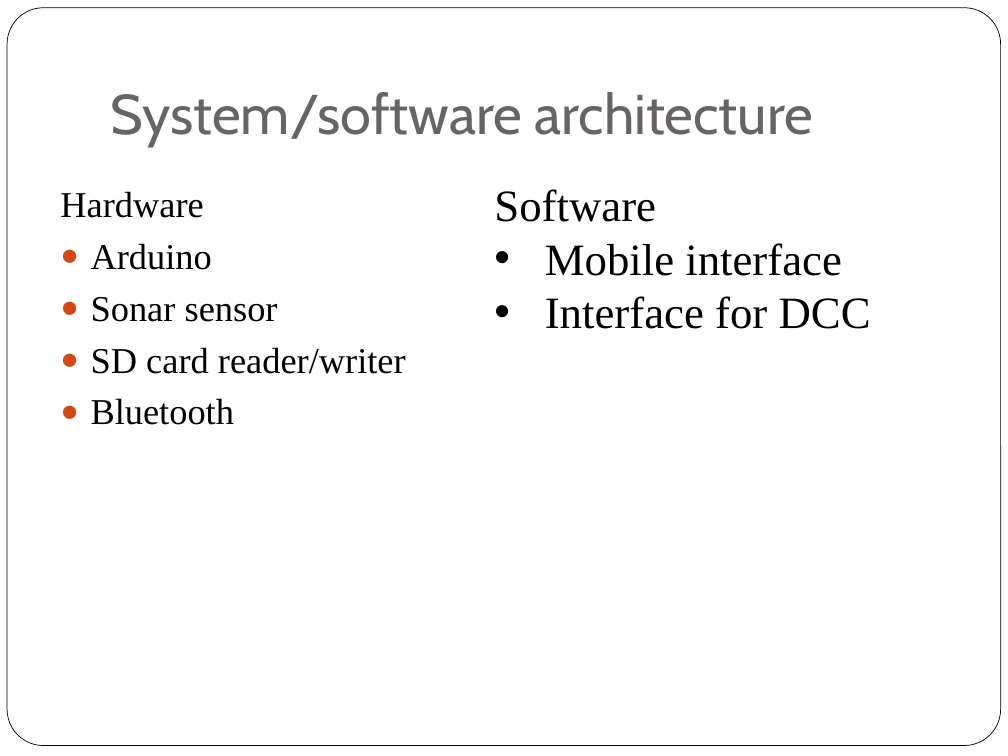
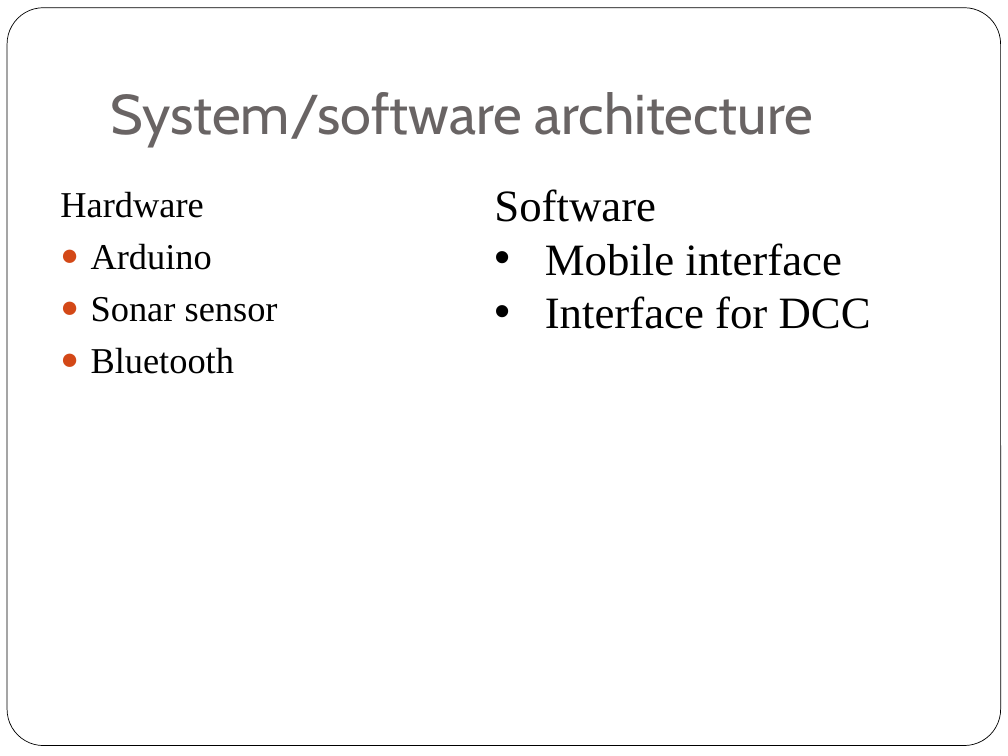
Before and after one commit to unverferthz/Project-2015, a slide deck: slide 5 of CZ Technical Defence.pptx. Drawn at 1008x756 pixels with LibreOffice and Linux fonts; fonts in the diff are those of the drawing. Boxes give left, top, right and bottom in pixels: in the first picture for what was removed or moved away, otherwise in the second. Text is boxed around its words. In the diff, an @@ line names an element or a change of style, - is before the commit and + after.

Commit message:
Updated Tech Defence
See what more can be added into it. System architecture diagram needs
updated

```diff
--- a/CZ Technical Defence.pptx
+++ b/CZ Technical Defence.pptx
@@ text at bbox=[91, 347, 406, 374]: paragraph removed @@
-● SD card reader/writer
```
Also in this commit, not shown: 2 other slides changed.
